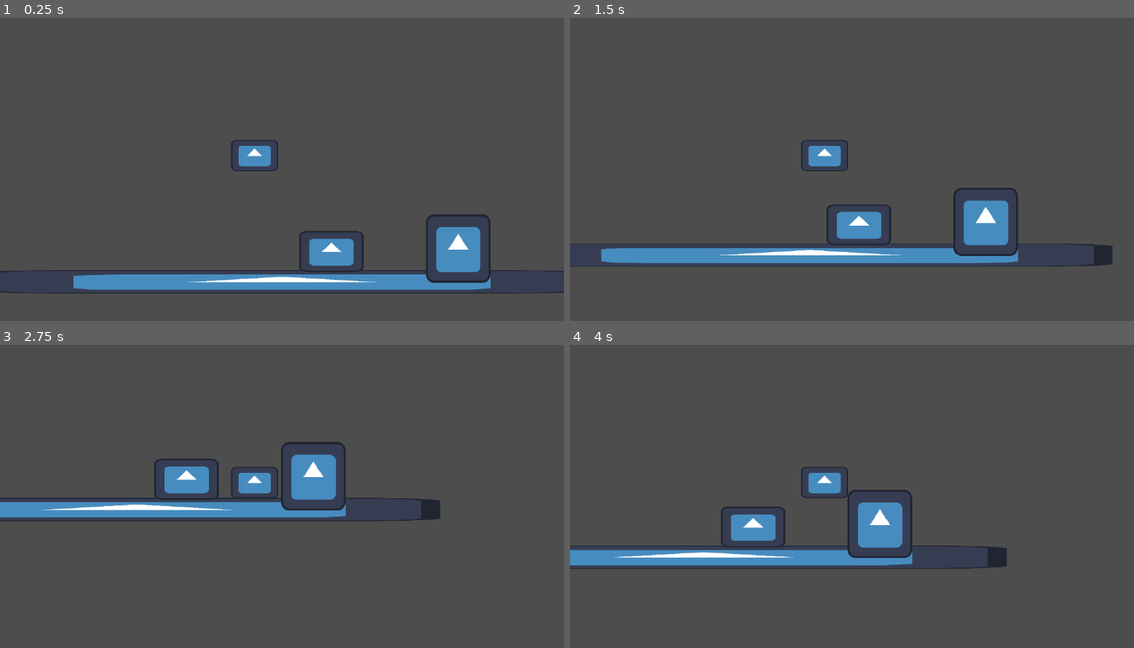
Above: before the commit, frames 1-4 (two rows, left to right).
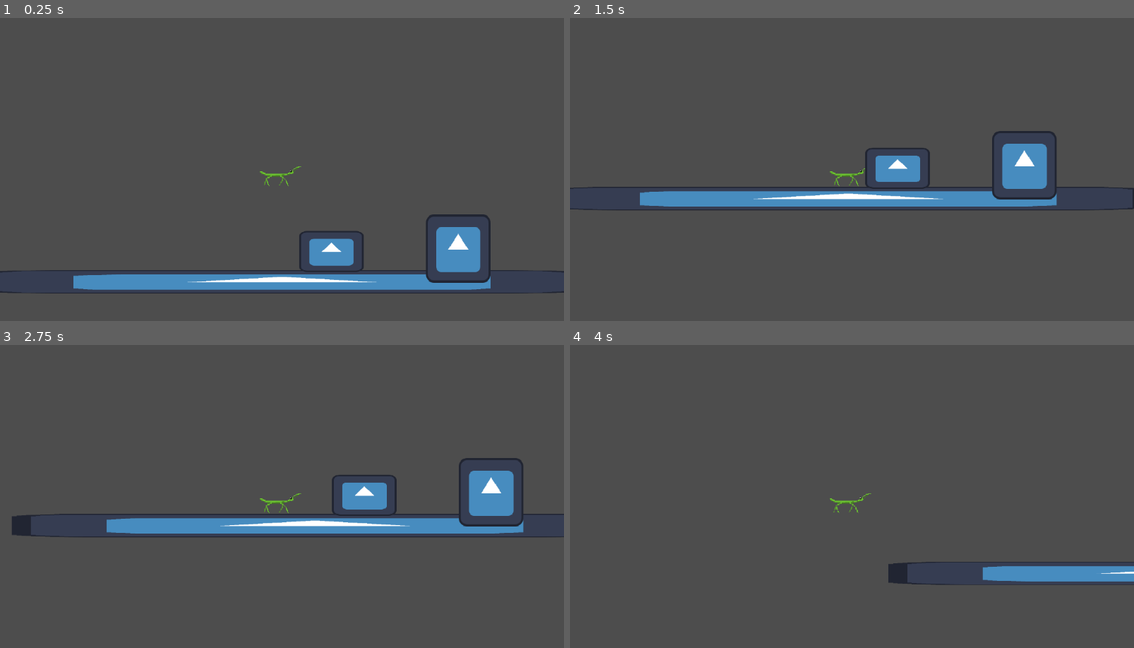
Above: after the commit, the same moments.

Repository: NinjaLD/stickySituation
Game: Godot game, scene res://scenes/playerDevelopment.tscn
The game is run twice, just before and just after one commit, with the same random seed, the same clock (stepped at 60 frames per second) and the same inputs. The engine's default icon, where the game draws it, is replaced by a stand-in: a white triangle on a blue panel in a dark square.
Inputs:
- Up to frame 1 (0.25 s): no input
- Up to frame 2 (1.5 s): hold D (moveRight) from 0.53 s (still down); tap Space (jump) at 0.6, 0.77, 1.07, 1.35 s
- Up to frame 3 (2.75 s): tap Space (jump) at 1.52, 1.82, 2.1 s; release D (moveRight) at 2.03 s; hold A (moveLeft) from 2.03 s (still down)
- Up to frame 4 (4 s): release A (moveLeft) at 2.78 s; hold D (moveRight) from 2.78 s (still down); tap Space (jump) at 2.85, 3.02, 3.32, 3.6, 3.77 s

The runs differ from the first frame. In frame 1, 0.6% of the frame differs, in the area x 40-54%, y 40-56%; in frame 2, 13%, in the area x 0-100%, y 37-83%; in frame 3, 12%; in frame 4, 8.0%.

Commit message:
little more player stuff

Diff:
--- a/sticky-situation/scenes/player.tscn
+++ b/sticky-situation/scenes/player.tscn
@@ -1,6 +1,7 @@
-[gd_scene format=3 uid="uid://sdb3yct0oqd0"]
+[gd_scene format=3 uid="uid://bc0x6exx3qr7y"]
 
 [ext_resource type="Texture2D" uid="uid://bvlo2y1mssebb" path="res://Art/Stickbug-Spritesheet.png" id="1_3vyb7"]
+[ext_resource type="Script" uid="uid://bwfyixbtdaaxm" path="res://scripts/playerScript.gd" id="1_g2els"]
 
 [sub_resource type="AtlasTexture" id="AtlasTexture_g2els"]
 atlas = ExtResource("1_3vyb7")
@@ -71,16 +72,26 @@
 "speed": 5.0
 }]
 
-[sub_resource type="CircleShape2D" id="CircleShape2D_y4r1p"]
-radius = 7.0
+[sub_resource type="CapsuleShape2D" id="CapsuleShape2D_v84v7"]
+radius = 15.333334
+height = 49.333336
 
-[node name="Player" type="CharacterBody2D" unique_id=101917843]
+[node name="CharacterBody2D" type="CharacterBody2D" unique_id=1909432878]
+scale = Vector2(1.5, 1.5)
+script = ExtResource("1_g2els")
+gravityAccel = 25
+walkAccel = 15
+walkSpeed = 600
+decceleration = 10
+jumpVelocity = -600
 
-[node name="AnimatedSprite2D" type="AnimatedSprite2D" parent="." unique_id=1845163530]
-sprite_frames = SubResource("SpriteFrames_sh265")
+[node name="Camera2D" type="Camera2D" parent="." unique_id=1275531803]
+
+[node name="AnimatedSprite2D" type="AnimatedSprite2D" parent="." unique_id=2002029042]
+sprite_frames = SubResource("SpriteFrames_4nyrb")
 animation = &"Walk"
-frame_progress = 0.37074393
 
-[node name="CollisionShape2D" type="CollisionShape2D" parent="." unique_id=1266152885]
-position = Vector2(-8, 0)
-shape = SubResource("CircleShape2D_y4r1p")
+[node name="CollisionShape2D" type="CollisionShape2D" parent="." unique_id=904624577]
+position = Vector2(-6.666667, 0.6666667)
+rotation = 1.5707964
+shape = SubResource("CapsuleShape2D_v84v7")
--- a/sticky-situation/scenes/playerDevelopment.tscn
+++ b/sticky-situation/scenes/playerDevelopment.tscn
@@ -1,11 +1,9 @@
 [gd_scene format=3 uid="uid://bxg8v63xhemp"]
 
 [ext_resource type="Texture2D" uid="uid://ogyw4h0qerbi" path="res://assets/icon.svg" id="1_40edo"]
-[ext_resource type="Script" uid="uid://bwfyixbtdaaxm" path="res://scripts/playerScript.gd" id="1_g8wdq"]
+[ext_resource type="PackedScene" uid="uid://bc0x6exx3qr7y" path="res://scenes/player.tscn" id="2_40edo"]
 
 [sub_resource type="RectangleShape2D" id="RectangleShape2D_v84v7"]
-
-[sub_resource type="RectangleShape2D" id="RectangleShape2D_40edo"]
 
 [node name="PlayerDevelopment" type="Node2D" unique_id=2029028004]
 
@@ -47,22 +45,4 @@
 scale = Vector2(1, 0.99999994)
 texture = ExtResource("1_40edo")
 
-[node name="CharacterBody2D" type="CharacterBody2D" parent="." unique_id=2043302907]
-script = ExtResource("1_g8wdq")
-gravityAccel = 25
-walkAccel = 15
-walkSpeed = 600
-decceleration = 10
-jumpVelocity = -600
-
-[node name="CollisionShape2D" type="CollisionShape2D" parent="CharacterBody2D" unique_id=159293901]
-position = Vector2(-56, -40)
-scale = Vector2(4.6875, 3.125)
-shape = SubResource("RectangleShape2D_40edo")
-
-[node name="Sprite" type="Sprite2D" parent="CharacterBody2D" unique_id=1793579716]
-position = Vector2(-56, -40)
-scale = Vector2(0.75, 0.5)
-texture = ExtResource("1_40edo")
-
-[node name="Camera2D" type="Camera2D" parent="CharacterBody2D" unique_id=126788531]
+[node name="CharacterBody2D" parent="." unique_id=1909432878 instance=ExtResource("2_40edo")]
--- a/sticky-situation/scripts/playerScript.gd
+++ b/sticky-situation/scripts/playerScript.gd
@@ -9,10 +9,6 @@
 # Called when the node enters the scene tree for the first time.
 func _ready() -> void:
 	pass # Replace with function body.
-
-# Called every frame. 'delta' is the elapsed time since the previous frame.
-func _process(delta: float) -> void:
-	pass
 
 func _physics_process(delta: float) -> void:
 	gravity()
@@ -47,5 +43,5 @@
 func Jump() -> void:
 	if Input.is_action_just_pressed("jump") and is_on_floor():
 		velocity.y = jumpVelocity
-		velocity.x += 0.5 * velocity.x
+		velocity.x += 0.5 * velocity.x # change to be for hold jump is mor boing boing
 		print(velocity.x)
Not shown: 1 places in sticky-situation/scenes/player.tscn that only renumber resources
